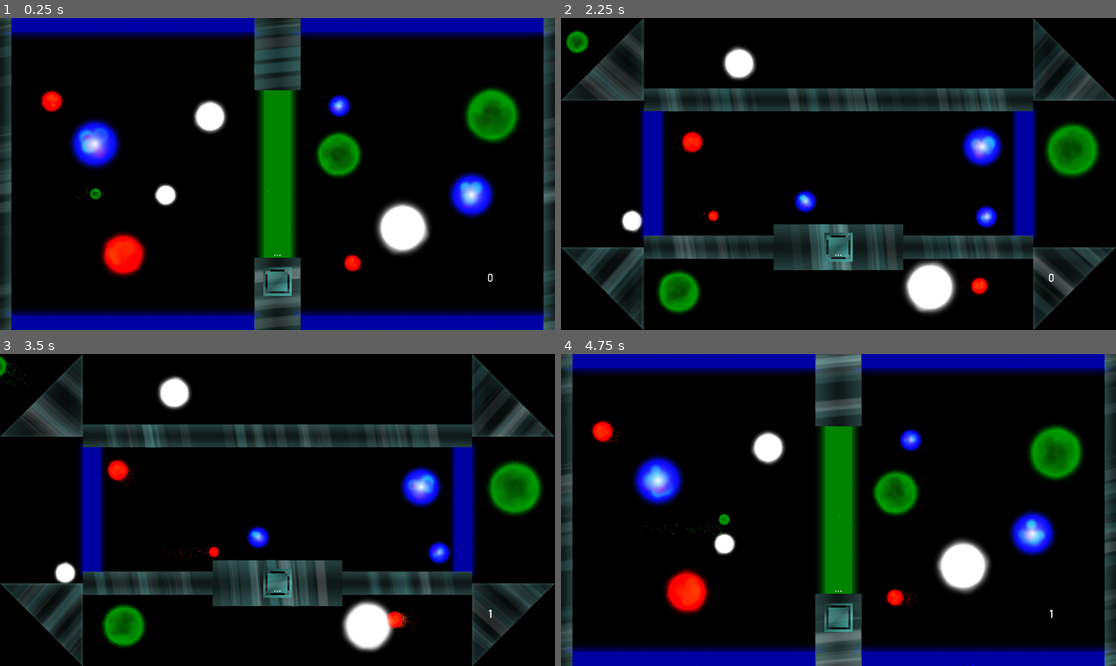
Above: before the commit, frames 1-4 (two rows, left to right).
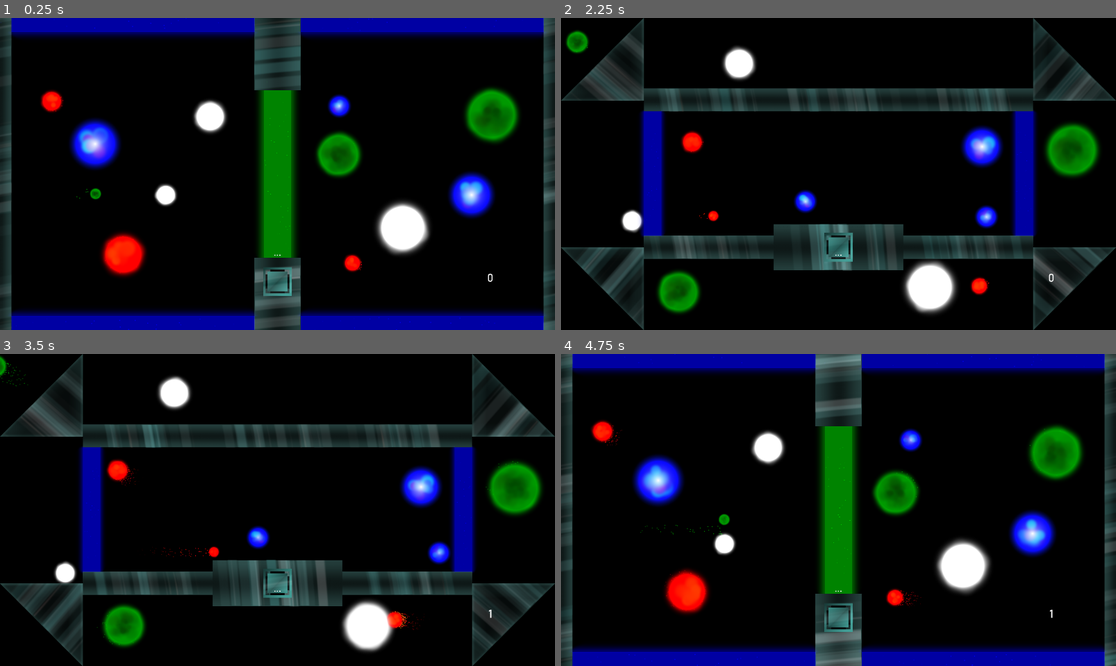
Above: after the commit, the same moments.

Repository: Dark-Gran/Spirit-Circles
Game: Godot game, scene res://src/Main.tscn
Same seed, same stepped clock (60 frames per second), same inputs: the game is played once before the commit and once after it.
Inputs (mouse positions are in pixels of both pictures, inside the frame that each line leads up to):
- Up to frame 1 (0.25 s): no input
- Up to frame 2 (2.25 s): move the mouse to (960, 158) at 0.52 s; hold Right (ui_right) 0.53-1.28 s; tap Space (ui_accept) at 0.77, 1.52 s; move the mouse to (727, 189) at 1.27 s; hold Left (ui_left) 1.28-2.03 s; move the mouse to (894, 105) at 2.02 s; hold Right (ui_right) from 2.03 s (still down)
- Up to frame 3 (3.5 s): keep holding Right (ui_right); move the mouse to (249, 572) at 2.77 s; tap Space (ui_accept) at 3.02 s
- Up to frame 4 (4.75 s): move the mouse to (1005, 556) at 3.52 s; release Right (ui_right) at 3.53 s; hold Left (ui_left) from 3.53 s (still down); tap Space (ui_accept) at 3.77, 4.52 s; move the mouse to (672, 463) at 4.27 s

The runs differ from the first frame. In frame 1, 0.1% of the frame differs, in the area x 0-100%, y 4-96%; in frame 2, less than 0.1%; in frame 3, less than 0.1%; in frame 4, less than 0.1%.

Commit message:
beam glow update

Diff:
--- a/src/world/obstacles/Beam.tscn
+++ b/src/world/obstacles/Beam.tscn
@@ -79,8 +79,8 @@
 mesh = SubResource( 1 )
 
 [node name="Sprite" type="Sprite" parent="."]
-position = Vector2( -0.326819, -1.25328 )
-scale = Vector2( 0.736418, 0.97512 )
+position = Vector2( -0.326819, -2.25328 )
+scale = Vector2( 0.736418, 0.931048 )
 texture = ExtResource( 2 )
 
 [node name="Particles2D" type="Particles2D" parent="."]
